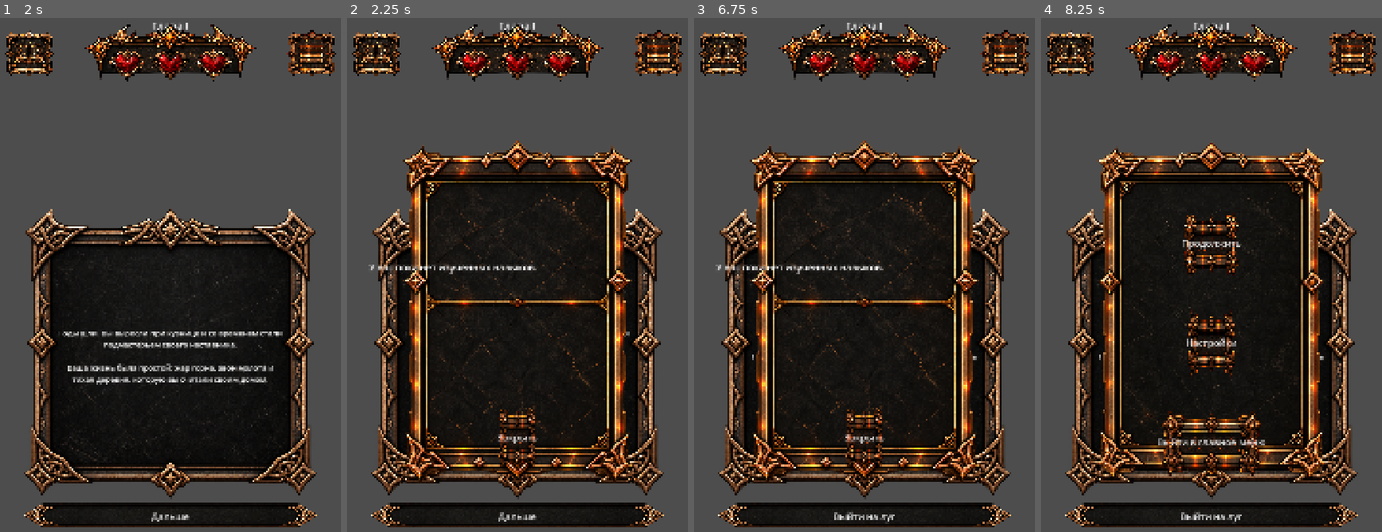
Above: before the commit, frames 1-4 (left to right).
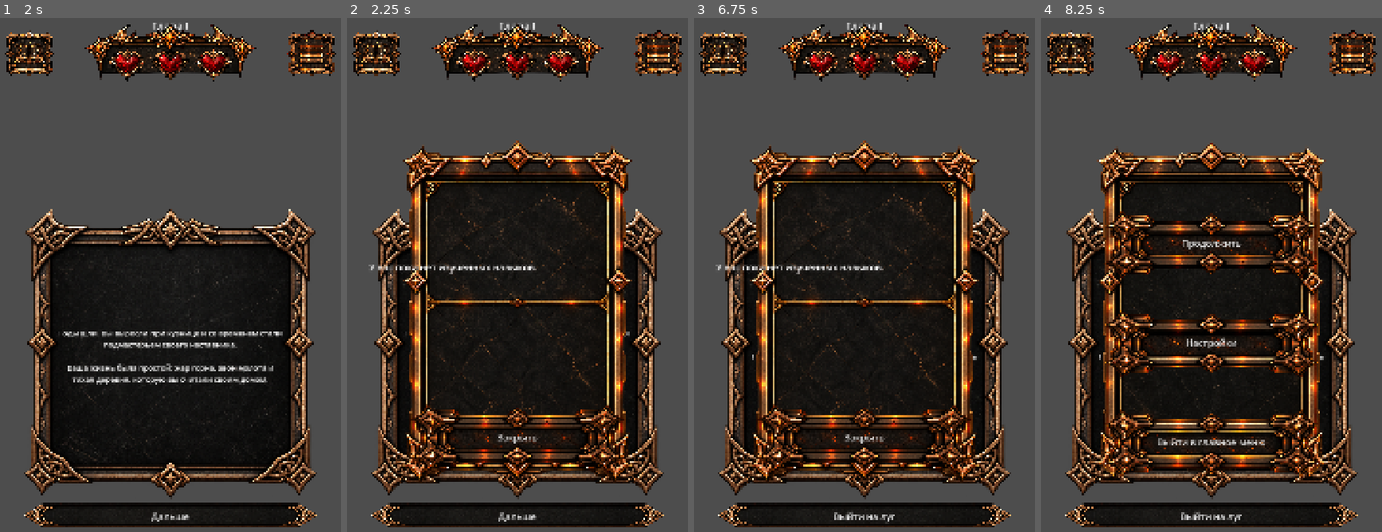
Above: after the commit, the same moments.

Repository: SayentLY/Alfheim
Game: Godot game, scene res://scenes/main_menu.tscn
Same seed, same stepped clock (60 frames per second), same inputs: the game is played once before the commit and once after it.
Inputs (mouse positions are in pixels of both pictures, inside the frame that each line leads up to):
- Up to frame 1 (2 s): click "Новая игра" at 0.5 s; click "Дальше" at 1.25 s
- Up to frame 2 (2.25 s): click (377, 53) at 2 s
- Up to frame 3 (6.75 s): click "Закрыть" at 2.75 s; click "Дальше" at 3.5 s; click (724, 53) at 4.25 s; click "Закрыть" at 5 s; click "Дальше" at 5.75 s; click (724, 53) at 6.5 s
- Up to frame 4 (8.25 s): click "Закрыть" at 7.25 s; click (1351, 53) at 8 s

Frame 1 is identical in both runs. In frame 2, 3.7% of the frame differs, in the area x 18-82%, y 75-89%; in frame 3, 3.7%; in frame 4, 10%, in the area x 18-82%, y 37-90%.

Commit message:
Set consistent panel button width

Diff:
--- a/scenes/chapter_one.tscn
+++ b/scenes/chapter_one.tscn
@@ -246,10 +246,9 @@
 autowrap_mode = 2
 
 [node name="CloseButton" type="Button" parent="SkillsPanel/PanelMargin/SkillsVBox"]
-custom_minimum_size = Vector2(0, 270)
+custom_minimum_size = Vector2(700, 270)
 layout_mode = 2
 size_flags_horizontal = 4
-size_flags_stretch_ratio = 0.5
 theme_override_styles/normal = SubResource("StyleBoxTexture_panel_button_normal")
 theme_override_styles/hover = SubResource("StyleBoxTexture_panel_button_normal")
 theme_override_styles/pressed = SubResource("StyleBoxTexture_panel_button_pressed")
@@ -307,10 +306,9 @@
 layout_mode = 2
 
 [node name="ContinueButton" type="Button" parent="GameMenuPanel/PanelMargin/MenuVBox"]
-custom_minimum_size = Vector2(0, 270)
+custom_minimum_size = Vector2(700, 270)
 layout_mode = 2
 size_flags_horizontal = 4
-size_flags_stretch_ratio = 0.5
 theme_override_styles/normal = SubResource("StyleBoxTexture_panel_button_normal")
 theme_override_styles/hover = SubResource("StyleBoxTexture_panel_button_normal")
 theme_override_styles/pressed = SubResource("StyleBoxTexture_panel_button_pressed")
@@ -319,10 +317,9 @@
 text = "Продолжить"
 
 [node name="SettingsButton" type="Button" parent="GameMenuPanel/PanelMargin/MenuVBox"]
-custom_minimum_size = Vector2(0, 270)
+custom_minimum_size = Vector2(700, 270)
 layout_mode = 2
 size_flags_horizontal = 4
-size_flags_stretch_ratio = 0.5
 theme_override_styles/normal = SubResource("StyleBoxTexture_panel_button_normal")
 theme_override_styles/hover = SubResource("StyleBoxTexture_panel_button_normal")
 theme_override_styles/pressed = SubResource("StyleBoxTexture_panel_button_pressed")
@@ -331,10 +328,9 @@
 text = "Настройки"
 
 [node name="ExitButton" type="Button" parent="GameMenuPanel/PanelMargin/MenuVBox"]
-custom_minimum_size = Vector2(0, 270)
+custom_minimum_size = Vector2(700, 270)
 layout_mode = 2
 size_flags_horizontal = 4
-size_flags_stretch_ratio = 0.5
 theme_override_styles/normal = SubResource("StyleBoxTexture_panel_button_normal")
 theme_override_styles/hover = SubResource("StyleBoxTexture_panel_button_normal")
 theme_override_styles/pressed = SubResource("StyleBoxTexture_panel_button_pressed")
